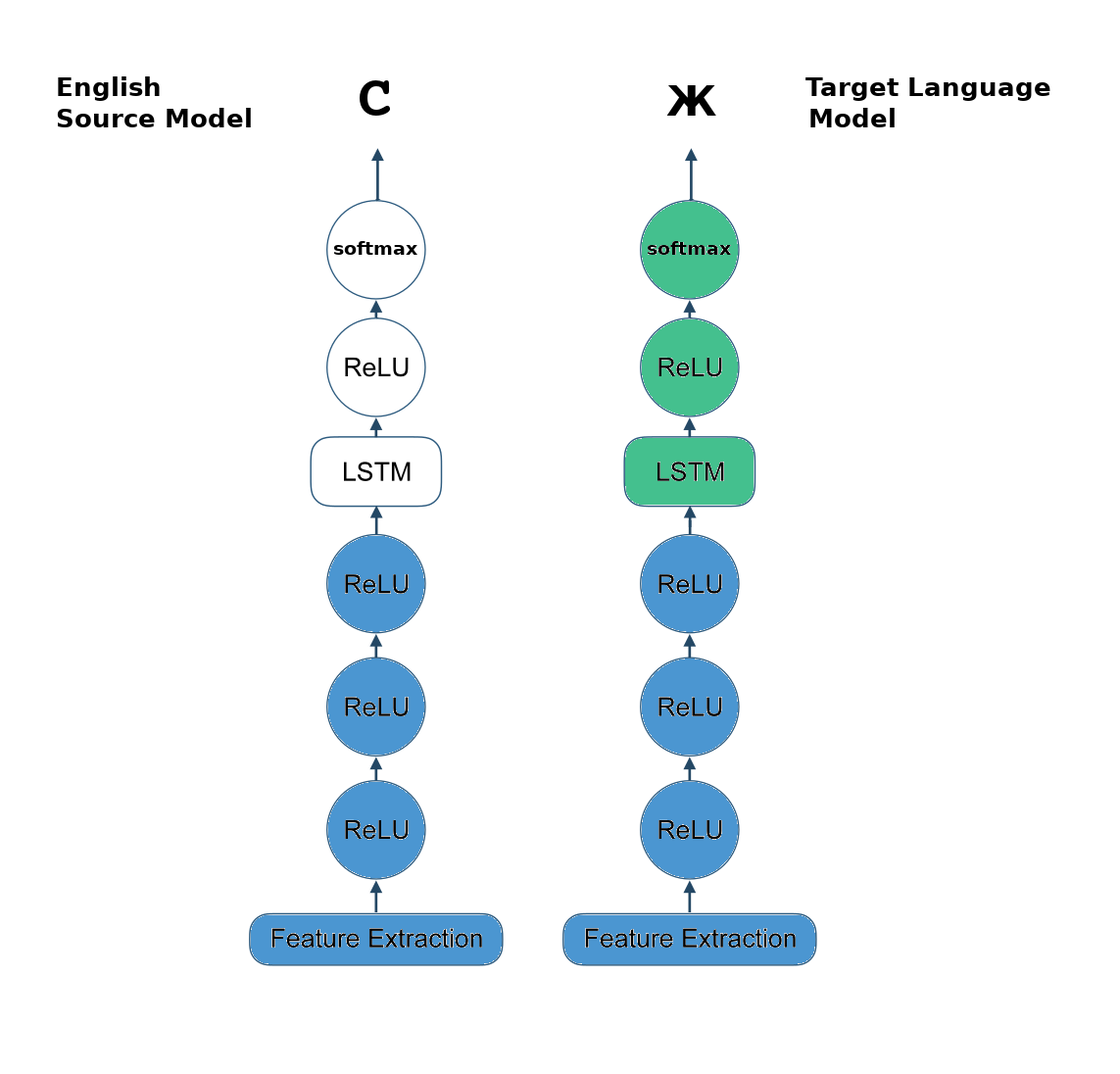
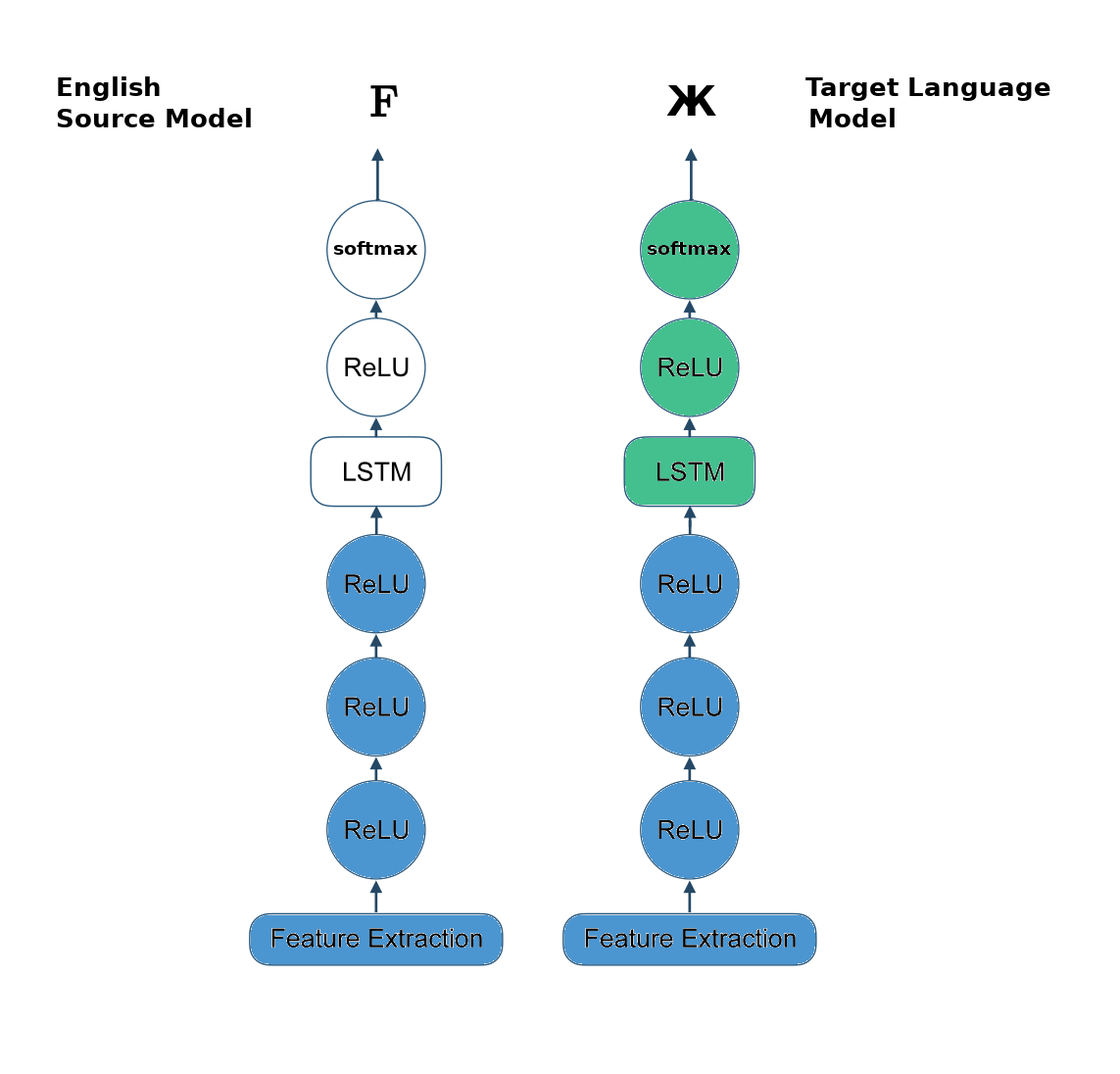
Comparing the layer stacks of the two 1120 × 1074 images. Changes:
renamed "English ..." to "F", painted on it over [359, 80, 398, 118]
renamed "unidirectional.png" to "asr-transfer.png", painted on it over [359, 80, 398, 118]
